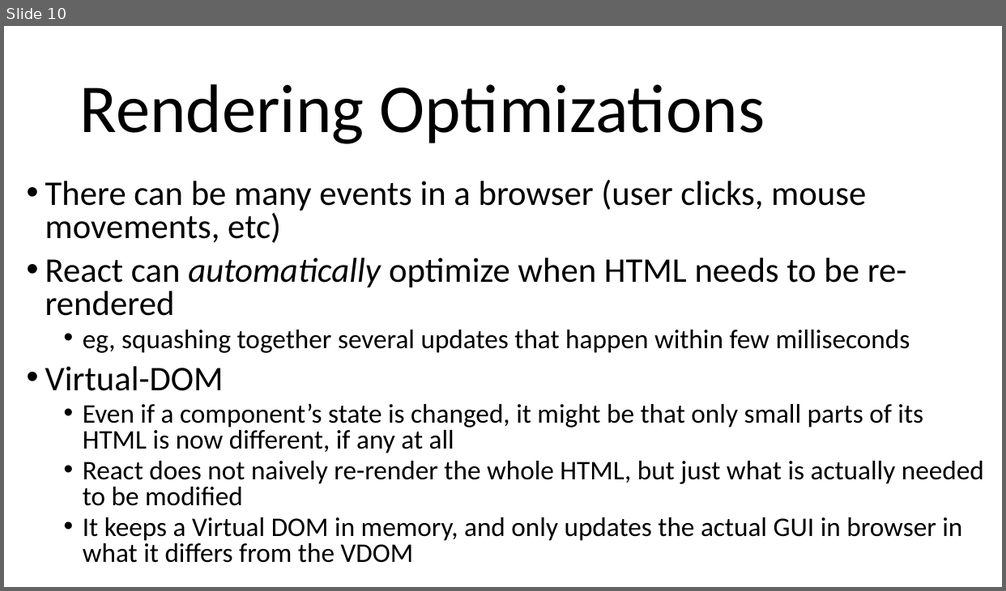
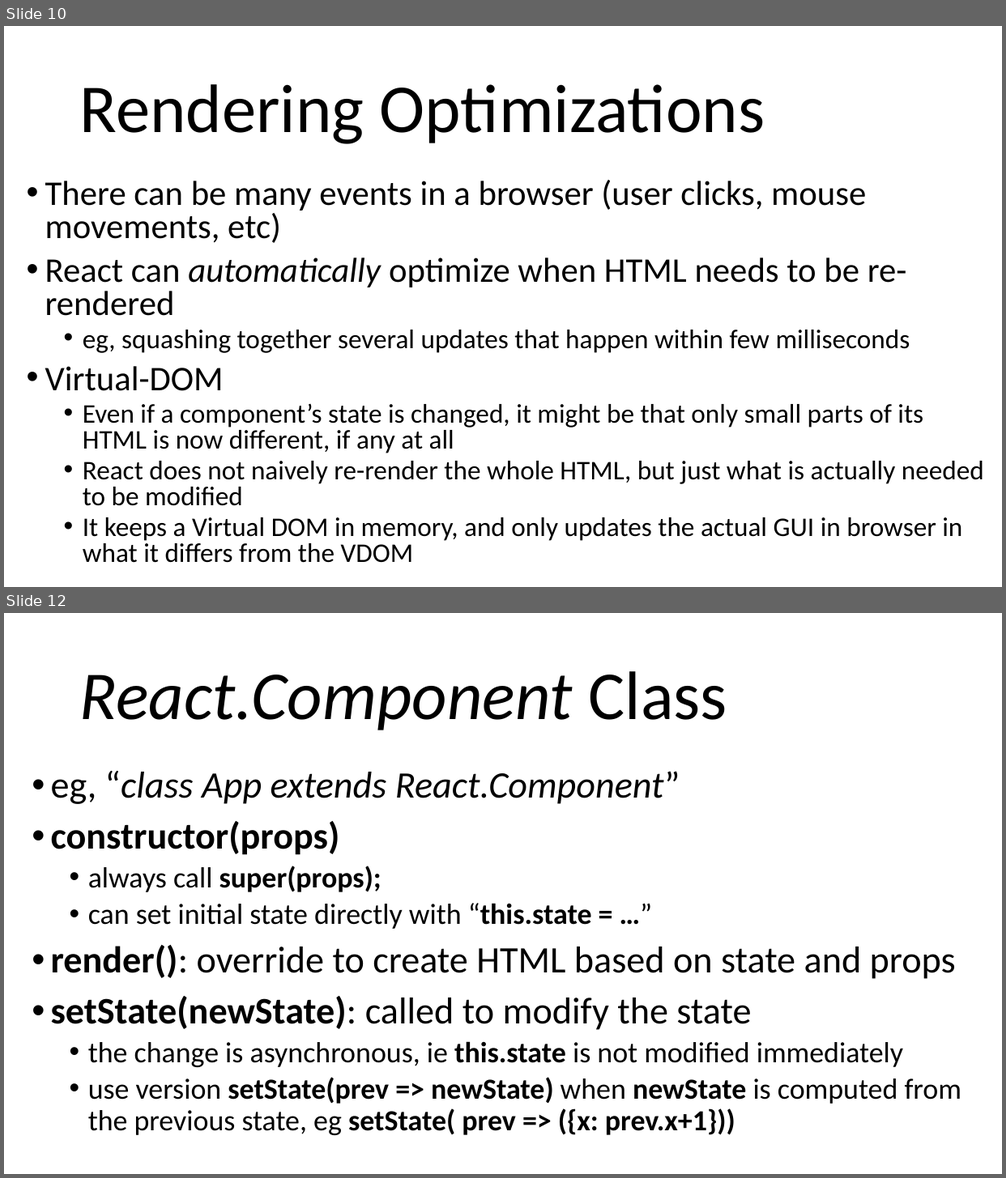
Before and after one commit to arcuri82/web_development_and_api_design, a slide deck: docs/slides/lesson_03.pptx. Shown one above the other, each under a label of ours: slide 10 before the commit, slides 10 and 12 after it; the slides between them are not shown. The pictures are 1006x591 and 1006x1178 pixels, drawn with LibreOffice and Linux fonts; fonts in the diff are those of the drawing. Boxes give left, top, right and bottom in pixels: in the first picture for what was removed or moved away, otherwise in the second. Text is boxed around its words. In the diff, an @@ line names an element or a change of style, - is before the commit and + after.

```diff
--- a/docs/slides/lesson_03.pptx
+++ b/docs/slides/lesson_03.pptx
@@ slide 12 added at (4,613,1002,1174), background #FFFFFF @@
@@ title added at (80,671,727,730), 66 pt, text #000000, italic @@
+React.Component Class
@@ text added at (51,771,961,1135), 28 pt, text #000000 @@
+• eg, “class App extends React.Component”
+• constructor(props)
+  • always call super(props);
+  • can set initial state directly with “this.state = …”
+• render(): override to create HTML based on state and props
+• setState(newState): called to modify the state
+  • the change is asynchronous, ie this.state is not modified immediately
+  • use version setState(prev => newState) when newState is computed from the previous state, eg setState( prev => ({x: prev.x+1}))
```
Also in this commit, not shown: 3 slides changed, 3 other slides added, 1 other file.
